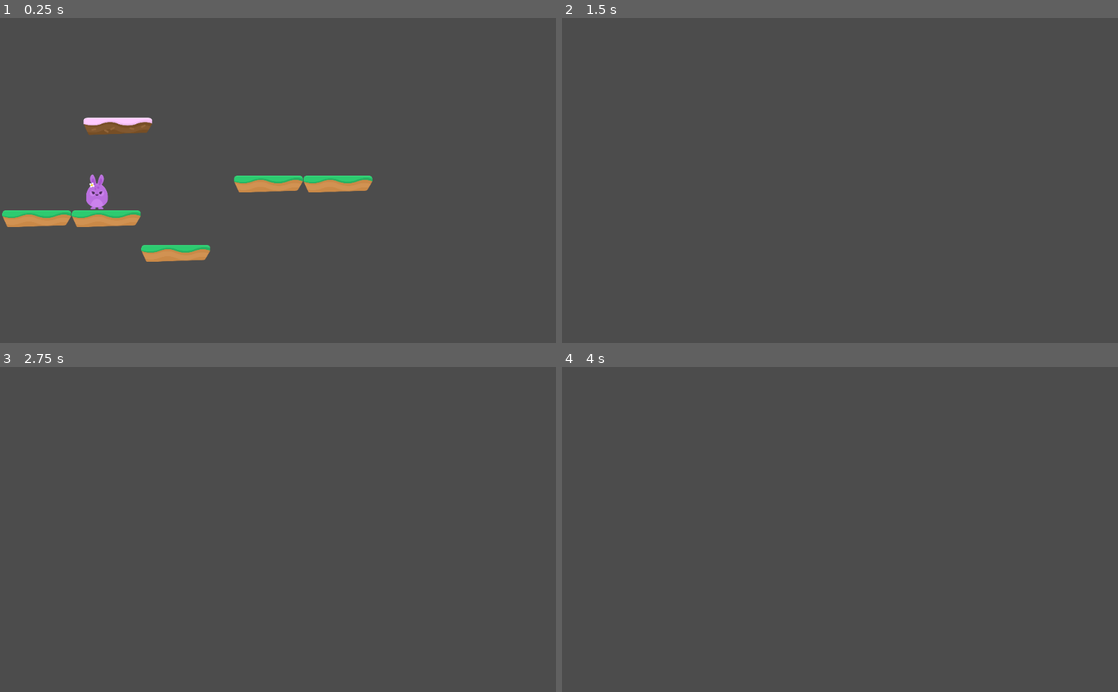
Above: before the commit, frames 1-4 (two rows, left to right).
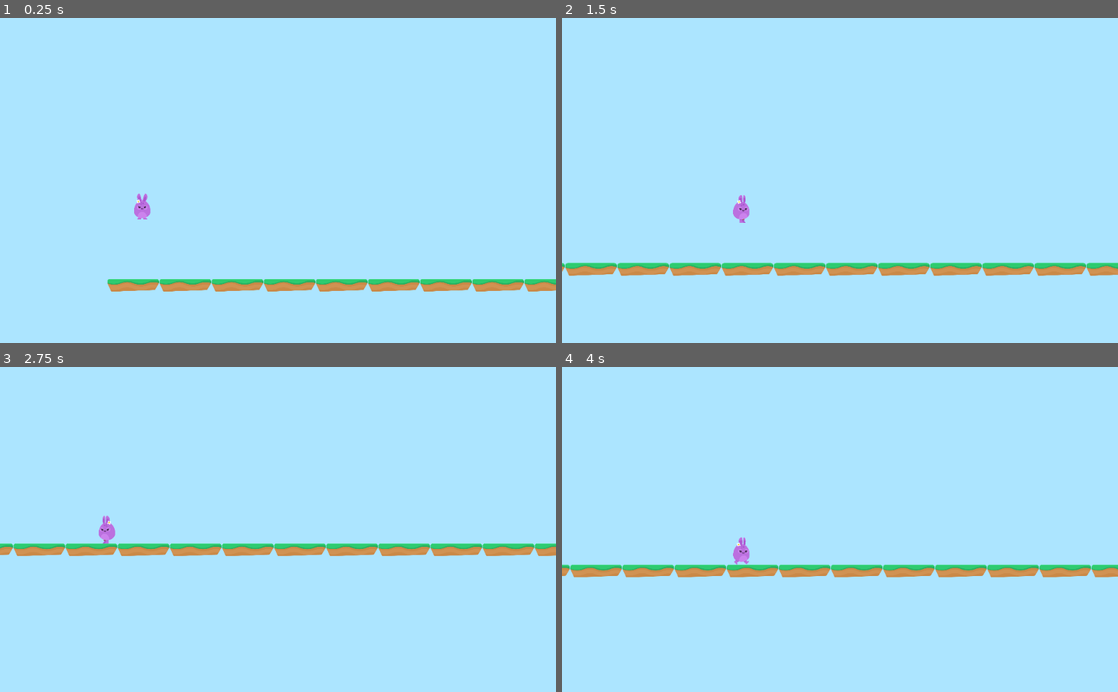
Above: after the commit, the same moments.

Repository: jruizluque/Godot2D_HoppyDays_3.1
Game: Godot game, scene res://Levels/Level1.tscn
The game is run twice, just before and just after one commit, with the same random seed, the same clock (stepped at 60 frames per second) and the same inputs.
Inputs:
- Up to frame 1 (0.25 s): no input
- Up to frame 2 (1.5 s): hold D (right) from 0.53 s (still down); tap W (jump) at 0.77 s
- Up to frame 3 (2.75 s): tap W (jump) at 1.52 s; release D (right) at 2.03 s; hold A (left) from 2.03 s (still down)
- Up to frame 4 (4 s): release A (left) at 2.78 s; hold D (right) from 2.78 s (still down); tap W (jump) at 3.02, 3.77 s

The runs differ from the first frame. In frame 1, 100% of the frame differs, in the area x 0-100%, y 0-100%; in frame 2, 100%; in frame 3, 100%; in frame 4, 100%.

Commit message:
Parallax Backgrounds

Diff:
--- a/Levels/Level1.tscn
+++ b/Levels/Level1.tscn
@@ -6,10 +6,10 @@
 [node name="Level1" type="Node2D"]
 
 [node name="Player" parent="." instance=ExtResource( 1 )]
-position = Vector2( 522.634, 188.624 )
+position = Vector2( 384.867, 573.571 )
 
 [node name="TileMap" type="TileMap" parent="."]
 tile_set = ExtResource( 2 )
 collision_layer = 2
 format = 1
-tile_data = PoolIntArray( -65529, 0, 0, 262164, 2, 0, 262170, 2, 0, 458752, 2, 0, 458758, 2, 0, 655372, 2, 0 )
+tile_data = PoolIntArray( 1441794, 2, 0, 1441800, 2, 0, 1441806, 2, 0, 1441812, 2, 0, 1441818, 2, 0, 1441824, 2, 0, 1441830, 2, 0, 1441836, 2, 0, 1441842, 2, 0, 1441848, 2, 0, 1441854, 2, 0, 1441860, 2, 0, 1441866, 2, 0, 1441872, 2, 0, 1441878, 2, 0, 1441884, 2, 0, 1441890, 2, 0 )
--- a/Player/Player.gd
+++ b/Player/Player.gd
@@ -3,9 +3,9 @@
 var motion = Vector2(0,0)
 
 const SPEED = 1500
-const GRAVITY = 300
+const GRAVITY = 150
 const UP = Vector2(0,-1)
-const JUMP_SPEED = 5000
+const JUMP_SPEED = 3500
 
 signal animate
 
--- a/Player/Player.tscn
+++ b/Player/Player.tscn
@@ -1,7 +1,11 @@
-[gd_scene load_steps=4 format=2]
+[gd_scene load_steps=8 format=2]
 
 [ext_resource path="res://Player/Player.gd" type="Script" id=1]
 [ext_resource path="res://Player/PlayerAnimation.tscn" type="PackedScene" id=2]
+[ext_resource path="res://GFX/Background/bg_layer1.png" type="Texture" id=3]
+[ext_resource path="res://GFX/Background/bg_layer2.png" type="Texture" id=4]
+[ext_resource path="res://GFX/Background/bg_layer3.png" type="Texture" id=5]
+[ext_resource path="res://GFX/Background/bg_layer4.png" type="Texture" id=6]
 
 [sub_resource type="CapsuleShape2D" id=1]
 radius = 59.8961
@@ -24,9 +28,49 @@
 [node name="Camera2D" type="Camera2D" parent="."]
 position = Vector2( 1000, 0 )
 current = true
-zoom = Vector2( 3, 3 )
+zoom = Vector2( 4, 4 )
 limit_smoothed = true
 drag_margin_h_enabled = false
 drag_margin_v_enabled = false
 smoothing_enabled = true
+
+[node name="ParallaxBackground" type="ParallaxBackground" parent="Camera2D"]
+scroll_base_offset = Vector2( 0, -1000 )
+scroll_ignore_camera_zoom = true
+
+[node name="ParallaxLayer" type="ParallaxLayer" parent="Camera2D/ParallaxBackground"]
+editor/display_folded = true
+motion_mirroring = Vector2( 2048, 2048 )
+
+[node name="TextureRect" type="TextureRect" parent="Camera2D/ParallaxBackground/ParallaxLayer"]
+margin_right = 40.0
+margin_bottom = 40.0
+texture = ExtResource( 3 )
+
+[node name="ParallaxLayer2" type="ParallaxLayer" parent="Camera2D/ParallaxBackground"]
+motion_scale = Vector2( 0.25, 1 )
+motion_mirroring = Vector2( 2048, 0 )
+
+[node name="TextureRect" type="TextureRect" parent="Camera2D/ParallaxBackground/ParallaxLayer2"]
+margin_right = 40.0
+margin_bottom = 40.0
+texture = ExtResource( 4 )
+
+[node name="ParallaxLayer3" type="ParallaxLayer" parent="Camera2D/ParallaxBackground"]
+motion_scale = Vector2( 0.5, 1 )
+motion_mirroring = Vector2( 2048, 0 )
+
+[node name="TextureRect" type="TextureRect" parent="Camera2D/ParallaxBackground/ParallaxLayer3"]
+margin_right = 40.0
+margin_bottom = 40.0
+texture = ExtResource( 5 )
+
+[node name="ParallaxLayer4" type="ParallaxLayer" parent="Camera2D/ParallaxBackground"]
+motion_scale = Vector2( 0.75, 1 )
+motion_mirroring = Vector2( 2048, 0 )
+
+[node name="TextureRect" type="TextureRect" parent="Camera2D/ParallaxBackground/ParallaxLayer4"]
+margin_right = 40.0
+margin_bottom = 40.0
+texture = ExtResource( 6 )
 [connection signal="animate" from="." to="PlayerAnimation" method="_on_Player_animate"]
